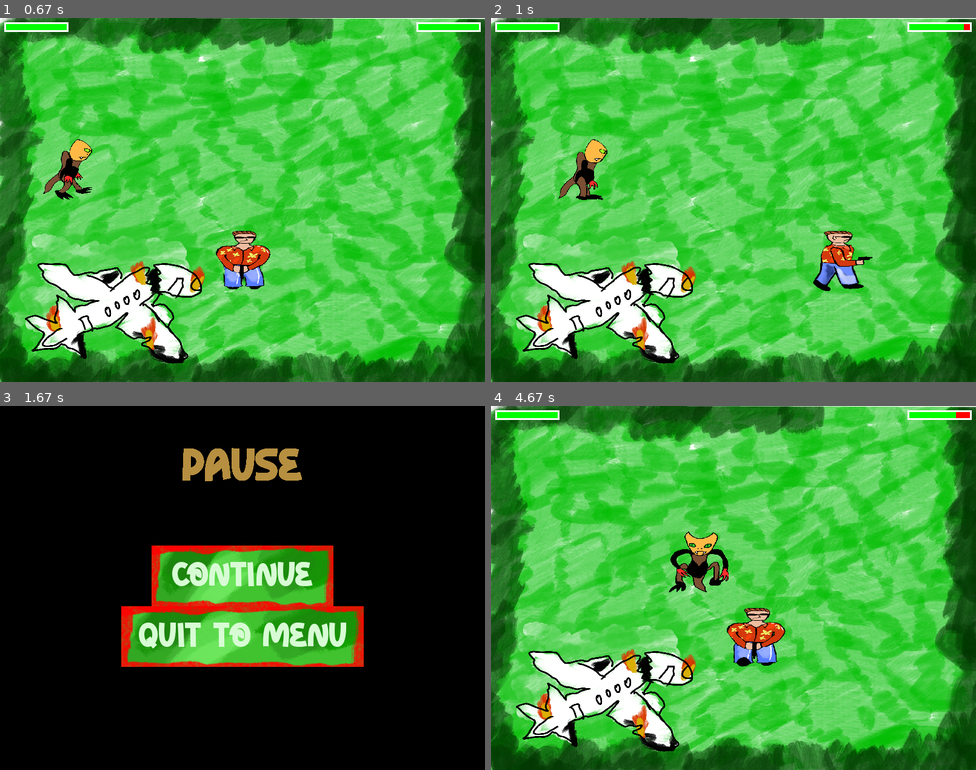
Above: before the commit, frames 1-4 (two rows, left to right).
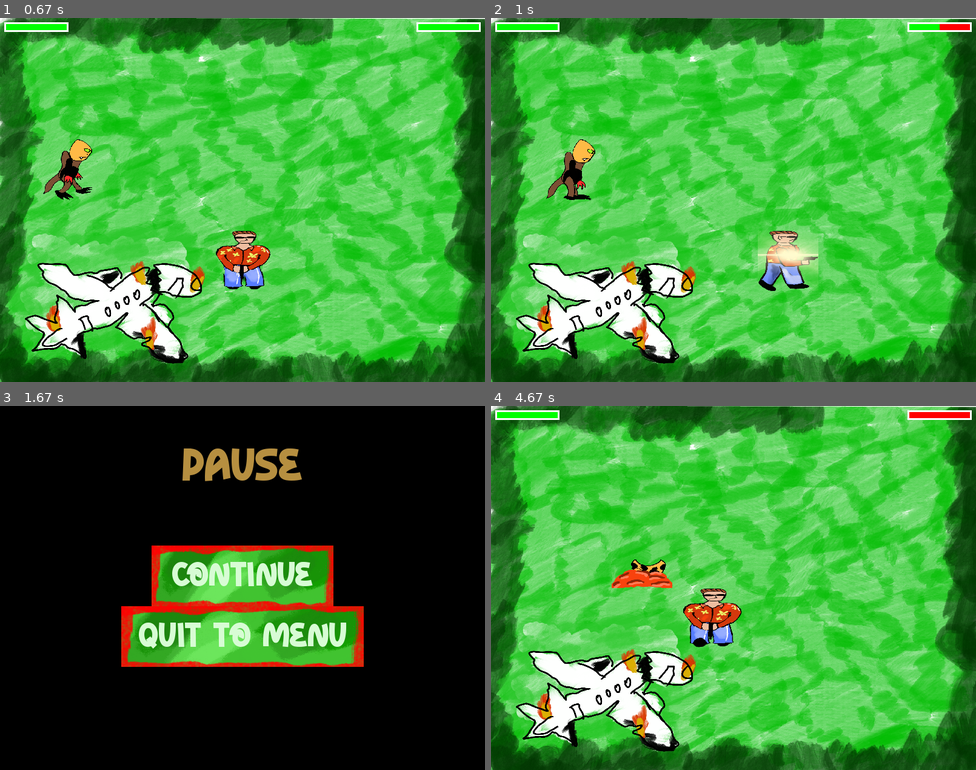
Above: after the commit, the same moments.

Repository: sartep1996/Final_Project_PyGame
Game: pygame game, started from main_menu.py
Same seed, same stepped clock (60 frames per second), same inputs: the game is played once before the commit and once after it.
Inputs (mouse positions are in pixels of both pictures, inside the frame that each line leads up to):
- Up to frame 1 (0.67 s): click "PLAY" at 0.38 s
- Up to frame 2 (1 s): hold Space from 0.67 s (still down); hold D from 0.67 s (still down); move the mouse to (714, 214) at 0.7 s
- Up to frame 3 (1.67 s): release Space at 1.13 s; release D at 1.13 s; tap P at 1.17 s; click (126, 591) at 1.55 s
- Up to frame 4 (4.67 s): click (791, 620) at 2.38 s; click "PLAY" at 2.72 s; hold W 3-3.3 s; move the mouse to (558, 577) at 3.03 s; tap Space at 3.07, 3.4, 3.7, 3.9, 4.2, 4.47 s; hold D 3.33-3.8 s; hold A 3.83-4.37 s; hold S from 4.4 s (still down)

Frame 1 is identical in both runs. In frame 2, 3.9% of the frame differs, in the area x 11-98%, y 1-75%; in frame 3, 0.2%; in frame 4, 4.4%, in the area x 24-96%, y 1-72%.

Commit message:
Fixed Flashing

Diff:
--- a/main_play.py
+++ b/main_play.py
@@ -111,6 +111,11 @@
 
         # player.draw(screen)
         player.draw_pistol_player(screen)
+        keys = pg.key.get_pressed()
+        if keys[pg.K_SPACE]:
+            delta_time = clock.tick(60)
+            player.draw_flash(screen, delta_time)
+
         player.draw_health_bar(screen, 10, 10)
 
         pg.display.update()
--- a/monster_1.py
+++ b/monster_1.py
@@ -57,7 +57,7 @@
         self.monster_is_attacking = False
         self.attack_damage = 0
         self.should_reset_patrol = False
-        self.max_health = 1000
+        self.max_health = 100
         self.monster_health = self.max_health
 
         self.last_image = False
@@ -81,16 +81,18 @@
     def monster_update(self, player_rect, screen):
 
 
-        self.should_reset_patrol = True
-
-        if self.should_reset_patrol:
-            self.patrol_mode = True
+        # self.should_reset_patrol = True
+
+        # if self.should_reset_patrol:
+        #     self.patrol_mode = True
 
         self.monster_patrol_left_right()
 
         if self.should_follow_player:
             self.monster_follow_player(player_rect)
         self.monster_animate_when_following(player_rect)
+
+        self.close_distance(player_rect)
 
         self.monster_collides_with(player_rect)
 
@@ -115,6 +117,7 @@
         if self.patrol_mode:
             self.x += self.movement_speed * self.direction
             self.monster_rect.x = self.x
+
 
 
         if self.direction == -1:
@@ -246,6 +249,7 @@
 
 
 
+
     def monster_follow_player(self, player_rect):
             LERP_FACTOR      = 0.05
             minimum_distance = 125
@@ -309,6 +313,19 @@
             self.monster_is_attacking = True
         else:
             self.monster_is_attacking = False
+
+
+    def close_distance(self, player_rect):
+        player_vector = pg.math.Vector2(player_rect.center)
+        monster_vector = pg.math.Vector2(self.monster_rect.center)
+        player_distance = player_vector.distance_to(monster_vector)
+
+        if player_distance < CLOSE_DISTANCE_THRESHOLD:
+            self.monster_is_attacking = True
+            self.should_follow_player = True
+        else:
+            self.monster_is_attacking = False
+
 
 
 
--- a/pause.py
+++ b/pause.py
@@ -36,6 +36,7 @@
     screen.blit(PAUSE_MENU_TEXT, PAUSE_MENU_RECT)
 
     while paused:
+        screen.fill("black")
         PAUSE_MENU_MOUSE_POS = pg.mouse.get_pos()
         for event in pg.event.get():
             if event.type == pg.QUIT:
--- a/player_movement_refactoring.py
+++ b/player_movement_refactoring.py
@@ -1,12 +1,14 @@
 import pygame as pg
 import time
 import math
-
+import time
 # Image data for sprite loading
 
 SHOOTING_DISTANCE  = 500
 pistol_shot_wav = pg.mixer.Sound('Sounds/Pistol_Shot.wav')
 pistol_shot_wav.set_volume(0.3)
+flash_timer = 0
+flash_duration = 0.2
 
 
 
@@ -105,6 +107,12 @@
         'path': 'Images/Player_sprites/player_death_final.png',
         'frames': 1,
         'size': (100, 100)
+    },
+    'flash': {
+        'path': 'Images/Flash/pistol_flash.png',
+        'frames': 1,
+        'size': (100, 100)
+
 }}
 
 pistol_image_data = {
@@ -200,6 +208,11 @@
     },
     'death_final': {
         'path': 'Images/Player_sprites/player_death_final.png',
+        'frames': 1,
+        'size': (100, 100)
+    },
+    'flash': {
+        'path': 'Images/Flash/pistol_flash.png',
         'frames': 1,
         'size': (100, 100)
 
@@ -234,6 +247,8 @@
         self.player_rect.topleft = position
         self.player_rect_pistol = pg.Rect(position, image_data['still']['size'])
         self.player_rect_pistol.topleft = position
+        self.flash_rect = pg.Rect(position, image_data['flash']['size'])
+        self.flash_rect.topleft = position
         self.is_player_image = True
         self.animation_timer = 0
         self.animation_delay = 350
@@ -302,7 +317,16 @@
         else:
             screen.blit(self.pistol_images['still'], self.player_rect)
 
-
+    def draw_flash(self, screen, delta_time):
+        global flash_duration, flash_timer
+
+        if flash_timer > 0:
+            self.flash_rect.center = self.player_rect_pistol.center
+            screen.blit(self.pistol_images['flash'], self.player_rect)
+            flash_timer -= delta_time/1000
+
+        if flash_timer <= 0:
+            flash_timer = flash_duration
 
 
   #responsible for player movement
Binary file added: Images/Flash/pistol_flash.png
